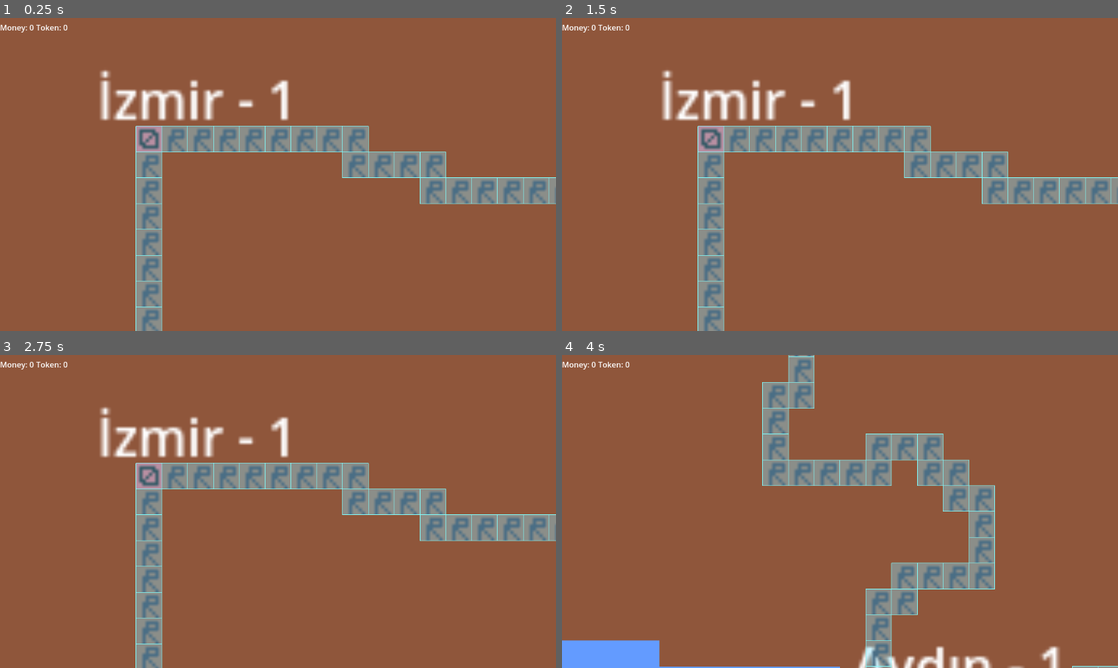
Above: before the commit, frames 1-4 (two rows, left to right).
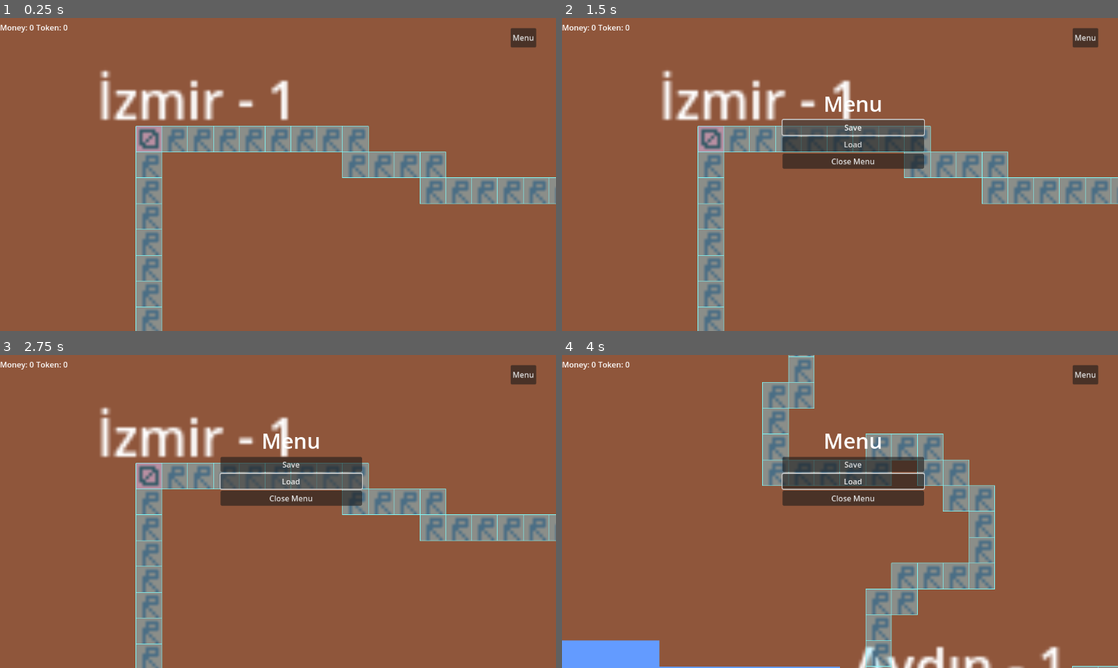
Above: after the commit, the same moments.

Repository: yigitozdemir/GLorryCorp
Game: Godot game, scene res://scenes/main_scenes/game_scene/game_scene.tscn
The game is run twice, just before and just after one commit, with the same random seed, the same clock (stepped at 60 frames per second) and the same inputs.
Inputs (mouse positions are in pixels of both pictures, inside the frame that each line leads up to):
- Up to frame 1 (0.25 s): no input
- Up to frame 2 (1.5 s): click (1084, 36) at 0.5 s, where only the run after the commit has a clickable "Menu"; click (851, 127) at 1.25 s, where only the run after the commit has a clickable "Save"
- Up to frame 3 (2.75 s): click (289, 480) at 2 s, where only the run after the commit has a clickable "Load"
- Up to frame 4 (4 s): move the mouse to (962, 495) at 2.77 s; hold S (camera_move_down) 2.78-3.53 s; move the mouse to (728, 527) at 3.52 s; tap A (camera_move_left) at 3.6 s

The runs differ from the first frame. In frame 1, 0.3% of the frame differs, in the area x 91-97%, y 3-10%; in frame 2, 4.3%; in frame 3, 4.4%; in frame 4, 4.4%, in the area x 39-97%, y 3-49%.

Commit message:
27 In game menu open / close and save buttons

Diff:
--- a/scenes/main_scenes/game_scene/game_scene.gd
+++ b/scenes/main_scenes/game_scene/game_scene.gd
@@ -12,6 +12,7 @@
 @export var dem_coal_label: Label
 @export var dem_iron_label: Label
 @export var dem_wf_label: Label
+@export var menu_container: VBoxContainer
 
 @export_category("Container References")
 @export var container_lorry: Node2D
@@ -59,6 +60,17 @@
 	pass # Replace with function body.
 func _buy_lorry_button_event_handler(lorry_modal: String) -> void:
 	buy_lorry(lorry_modal, get_selected_city())
+	pass
 ## get player resources global object
 func get_player_resources() -> player_resources:
 	return get_tree().root.get_node("game_scene").get_node("player_resources")
+
+
+func _on_btn_menu_button_up():
+	Engine.time_scale = 0
+	menu_container.show()
+	pass
+func _on_btn_close_m_button_up():
+	menu_container.hide()
+	Engine.time_scale = 1
+	pass
--- a/scenes/main_scenes/game_scene/game_scene.tscn
+++ b/scenes/main_scenes/game_scene/game_scene.tscn
@@ -104,7 +104,7 @@
 demanding_period = 2.5
 since_last_demand = 0.0
 
-[node name="game_scene" type="Node2D" node_paths=PackedStringArray("res_coal_label", "res_iron_label", "res_wf_label", "dem_coal_label", "dem_iron_label", "dem_wf_label", "container_lorry")]
+[node name="game_scene" type="Node2D" node_paths=PackedStringArray("res_coal_label", "res_iron_label", "res_wf_label", "dem_coal_label", "dem_iron_label", "dem_wf_label", "menu_container", "container_lorry")]
 script = ExtResource("1_1vlji")
 res_coal_label = NodePath("ui_canvas/city_menu/city_menu/Resources/res_con/coal/Label")
 res_iron_label = NodePath("ui_canvas/city_menu/city_menu/Resources/res_con/iron/Label")
@@ -112,6 +112,7 @@
 dem_coal_label = NodePath("ui_canvas/city_menu/city_menu/Resources/dem_con/coal/Label")
 dem_iron_label = NodePath("ui_canvas/city_menu/city_menu/Resources/dem_con/iron/Label")
 dem_wf_label = NodePath("ui_canvas/city_menu/city_menu/Resources/dem_con/workfoce/Label")
+menu_container = NodePath("ui_canvas/menu_container")
 container_lorry = NodePath("container_lorry")
 
 [node name="player_resources" type="Node" parent="." node_paths=PackedStringArray("money_val_label", "token_val_label")]
@@ -286,5 +287,45 @@
 layout_mode = 2
 text = "0"
 
+[node name="menu_button_container" type="HBoxContainer" parent="ui_canvas"]
+offset_left = 1058.0
+offset_top = 21.0
+offset_right = 1111.0
+offset_bottom = 61.0
+
+[node name="btn_menu" type="Button" parent="ui_canvas/menu_button_container"]
+layout_mode = 2
+text = "Menu"
+
+[node name="menu_container" type="VBoxContainer" parent="ui_canvas"]
+visible = false
+offset_left = 457.0
+offset_top = 146.0
+offset_right = 750.0
+offset_bottom = 507.0
+
+[node name="Label" type="Label" parent="ui_canvas/menu_container"]
+layout_mode = 2
+theme_override_font_sizes/font_size = 44
+text = "Menu"
+horizontal_alignment = 1
+
+[node name="btn_save" type="Button" parent="ui_canvas/menu_container"]
+process_mode = 3
+layout_mode = 2
+text = "Save"
+
+[node name="btn_load" type="Button" parent="ui_canvas/menu_container"]
+process_mode = 3
+layout_mode = 2
+text = "Load"
+
+[node name="btn_close" type="Button" parent="ui_canvas/menu_container"]
+process_mode = 3
+layout_mode = 2
+text = "Close Menu"
+
 [connection signal="button_up" from="ui_canvas/city_menu/top_container/btn_close" to="." method="_on_btn_close_button_up"]
 [connection signal="button_up" from="ui_canvas/city_menu/city_menu/Resources/buy_menu/buy_lorry/buy_lorry_1" to="." method="_buy_lorry_button_event_handler" binds= ["Lorry1"]]
+[connection signal="button_up" from="ui_canvas/menu_button_container/btn_menu" to="." method="_on_btn_menu_button_up"]
+[connection signal="button_up" from="ui_canvas/menu_container/btn_close" to="." method="_on_btn_close_m_button_up"]
Not shown, added: PlaceHolderLogo.png.import
Not shown, changed: TODOList.txt
